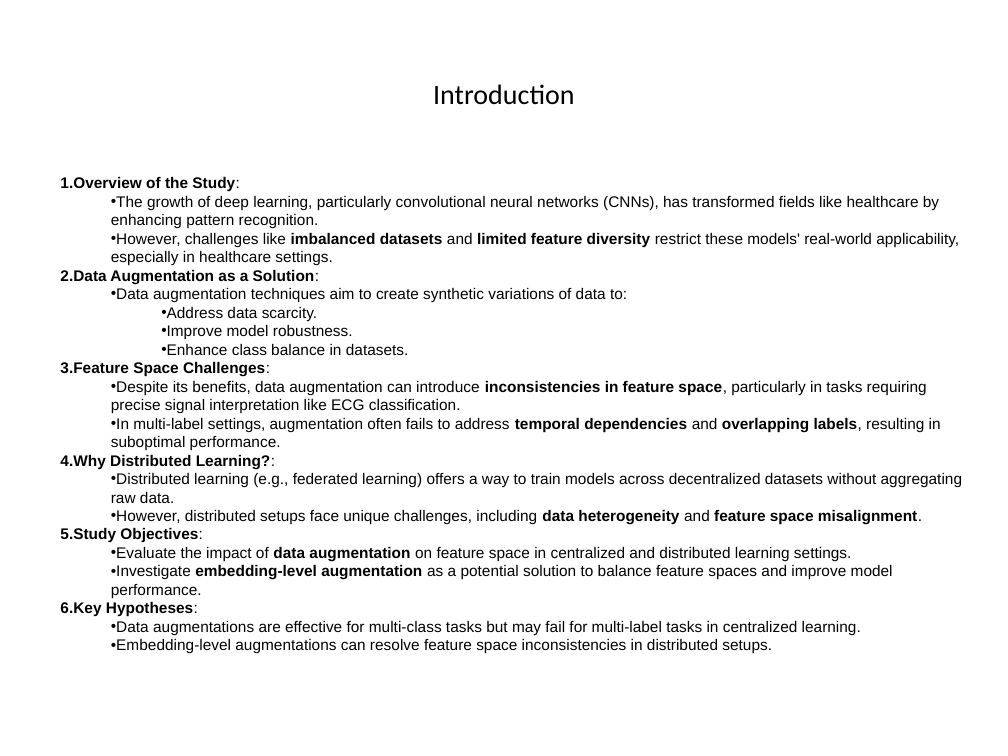
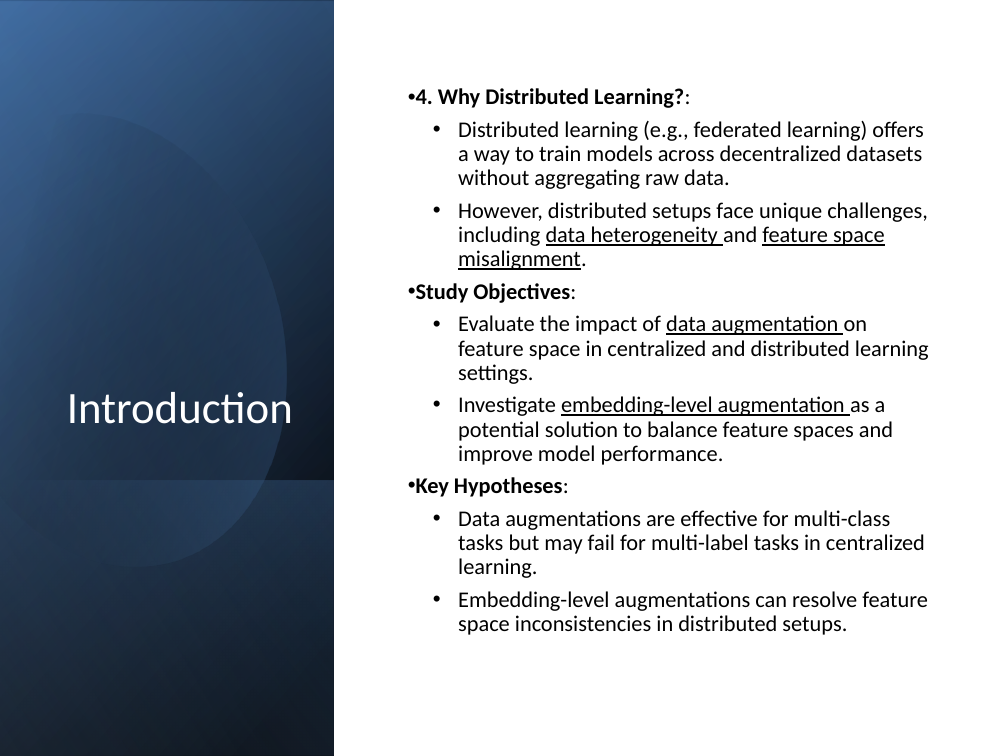
Before and after one commit to nikil1506/Thesis-Work, a slide deck: slide 3 of Presentation.pptx (slide 2 before the commit). Drawn at 1008x756 pixels with LibreOffice and Linux fonts; fonts in the diff are those of the drawing. Boxes give left, top, right and bottom in pixels: in the first picture for what was removed or moved away, otherwise in the second. Text is boxed around its words. In the diff, an @@ line names an element or a change of style, - is before the commit and + after.

```diff
--- a/Presentation.pptx
+++ b/Presentation.pptx
@@ rectangle added at box(0, 0, 1008, 756), fill #FFFFFF @@
@@ rectangle added at box(1, 0, 334, 755), fill gradient #000000 to #376092 @@
@@ rectangle added at box(1, 2, 334, 756), fill gradient #000000 to #4F81BD @@
@@ rectangle added at box(1, 0, 334, 754), fill gradient #000000 to #95B3D7 @@
@@ freeform shape added at box(0, 71, 339, 603), fill gradient #000000 to #4F81BD @@
@@ title "Introduction": place and size @@
-title "Introduction" at box(433, 84, 574, 105)
+title "Introduction" at box(67, 392, 293, 424)
@@ title "Introduction" at box(67, 392, 293, 424): size 20 to 32 pt, text colour #000000 to #FFFFFF; alignment centre to right; line spacing 1 to 0.9; vertical alignment middle to bottom @@
@@ text "4. Why Distributed Learning?:": place and size @@
-text "4. Why Distributed Learning?:" at box(60, 177, 962, 654)
+text "4. Why Distributed Learning?:" at box(416, 88, 929, 635)
@@ text at box(416, 88, 690, 108): text changed; size 11 to 16 pt; font Arial to Calibri; bold on @@
-1. Overview of the Study:
-  • The growth of deep learning, particularly convolutional neural networks (CNNs), has transformed fields like healthcare by enhancing pattern recognition.
-  • However, challenges like imbalanced datasets and limited feature diversity restrict these models' real-world applicability, especially in healthcare settings.
-2. Data Augmentation as a Solution:
-  • Data augmentation techniques aim to create synthetic variations of data to:
-    • Address data scarcity.
-    • Improve model robustness.
-    • Enhance class balance in datasets.
-3. Feature Space Challenges:
-  • Despite its benefits, data augmentation can introduce inconsistencies in feature space, particularly in tasks requiring precise signal interpretation like ECG classification.
-  • In multi-label settings, augmentation often fails to address temporal dependencies and overlapping labels, resulting in suboptimal performance.
-4. Why Distributed Learning?:
+• 4. Why Distributed Learning?:
@@ text at box(416, 121, 929, 635): size 11 to 16 pt, font Arial to Calibri; bold off, underline on in "data heterogeneity feature space misalignment.", "data augmentation", "embedding-level augmentation"; indent changed; line spacing 1 to 0.9; more space between paragraphs; bullet 1. to • @@
@@ rectangle added at box(1, 480, 334, 756), fill gradient #4F81BD to #000000 @@
```
Also in this commit, not shown: 29 other slides changed, 6 slides added, 1 slide removed.
